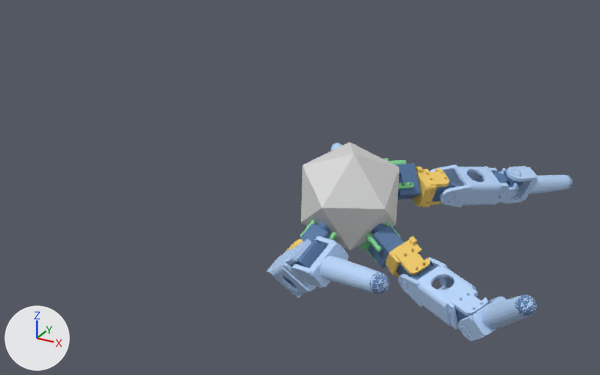
The glTF model models/g0_3333_0_fab.glb, before and after one commit.
Camera for both pictures: a 50 mm lens placed at (0.963, -2.144, 0.581), pointed at (0.323, -0.98, 0.0). Lighting does not change. The marker at lower left points along +X, +Y and +Z. The first picture is the older version. Both versions are drawn at frame 477 of the action 'flat'; the numbers are the values there.

Script lines for the objects in view, before the commit:
```python
ob_body = bpy.data.objects.new('body', None)
ob_body.parent = ob_mujoco_world_zup_to_yup
ob_body.location = (0.507, -0.0985, -1.168)
ob_body.rotation_euler = (-0.162, 0.485, -0.766)  # degrees (-9.3, 28, -44)
ob_geom_link_vis_2_1 = bpy.data.objects.new('geom_link_vis_2_1', me_mesh_5)
ob_geom_link_vis_2_1.parent = ob_seg_2_1
ob_geom_link_vis_2_1.location = (-0.00278, -0.0553, -0.000376)
ob_geom_link_vis_2_1.rotation_euler = (-1.663, -1.548, -1.431)  # degrees (-95, -89, -82)
ob_leg_0 = bpy.data.objects.new('leg_0', None)
ob_leg_0.parent = ob_mujoco_world_zup_to_yup
ob_leg_0.location = (0.547, -0.0932, -1.119)
ob_leg_0.rotation_euler = (-1.366, 0.676, 0.449)  # degrees (-78, 39, 26)
ob_leg_1 = bpy.data.objects.new('leg_1', None)
ob_leg_1.parent = ob_mujoco_world_zup_to_yup
ob_leg_1.location = (0.479, -0.0667, -1.12)
ob_leg_1.rotation_euler = (-2.219, -0.356, 0.287)  # degrees (-127, -20, 16)
ob_leg_2 = bpy.data.objects.new('leg_2', None)
ob_leg_2.parent = ob_mujoco_world_zup_to_yup
ob_leg_2.location = (0.495, -0.0691, -1.223)
ob_leg_2.rotation_euler = (1.074, 0.171, -2.448)  # degrees (62, 10, -140)
ob_seg_0_1 = bpy.data.objects.new('seg_0_1', None)
ob_seg_0_1.parent = ob_mujoco_world_zup_to_yup
ob_seg_0_1.location = (0.604, -0.0859, -1.051)
ob_seg_0_1.rotation_euler = (-1.449, 0.675, 0.449)  # degrees (-83, 39, 26)
ob_seg_0_2 = bpy.data.objects.new('seg_0_2', None)
ob_seg_0_2.parent = ob_mujoco_world_zup_to_yup
ob_seg_0_2.location = (0.677, -0.0667, -0.958)
ob_seg_0_2.rotation_euler = (-0.978, -0.0949, 1.944)  # degrees (-56, -5.4, 111)
ob_seg_1_1 = bpy.data.objects.new('seg_1_1', None)
ob_seg_1_1.parent = ob_mujoco_world_zup_to_yup
ob_seg_1_1.location = (0.44, -0.0221, -1.054)
ob_seg_1_1.rotation_euler = (-1.691, -0.356, 0.287)  # degrees (-97, -20, 16)
ob_seg_1_2 = bpy.data.objects.new('seg_1_2', None)
ob_seg_1_2.parent = ob_mujoco_world_zup_to_yup
ob_seg_1_2.location = (0.396, -0.02, -0.942)
ob_seg_1_2.rotation_euler = (-2.179, 0.113, 1.815)  # degrees (-125, 6.5, 104)
# also in view: 'geom_link_vis_3_1' at (0.677, -1.234, 0.023); 'geom_link_vis_2_2' at (0.601, -1.379, 0.105); 'geom_motor_vis_3_0' at (0.574, -1.189, 0.043); 'geom_link_vis_3_2' at (0.763, -1.294, 0.053); 'geom_motor_vis_0_0' at (0.557, -1.094, 0.102)
```
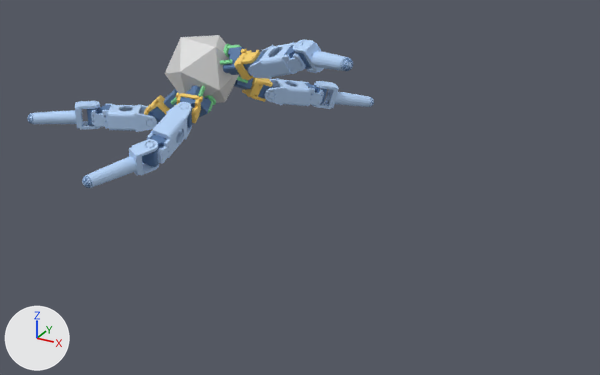
Not drawn themselves, but carrying or shaping drawn objects: ob_body, ob_leg_0, ob_seg_0_1, ob_seg_0_2, ob_leg_1, ob_seg_1_1, ob_seg_1_2, ob_leg_2, ob_seg_2_1, ob_seg_2_2, ob_leg_3, ob_seg_3_1, ob_seg_3_2.

Boxes [x1, y1, x2, y2] around the edits, measured in the pictures (600 x 375 px):
'geom_0', moved, turned
    before: [301, 142, 399, 250]
    after: [165, 35, 239, 103]
'geom_link_vis_3_1', moved, turned
    before: [398, 257, 488, 329]
    after: [147, 102, 192, 164]
'geom_link_vis_0_1', moved, turned
    before: [430, 165, 519, 207]
    after: [248, 42, 306, 79]
'geom_link_vis_2_2', moved, turned
    before: [291, 236, 388, 294]
    after: [28, 101, 101, 130]
'geom_link_vis_3_2', moved, turned
    before: [458, 295, 537, 341]
    after: [82, 139, 159, 188]
'geom_link_vis_2_1', moved, turned
    before: [267, 239, 316, 298]
    after: [91, 103, 157, 132]
'geom_link_vis_0_2', moved, turned
    before: [505, 166, 573, 204]
    after: [293, 40, 353, 73]
'geom_link_vis_3_0', moved, turned
    before: [385, 236, 430, 277]
    after: [174, 93, 203, 123]
'geom_link_vis_0_0', moved, turned
    before: [413, 167, 449, 207]
    after: [234, 49, 260, 80]
'geom_link_vis_1_1', moved, turned (not visible before)
    after: [264, 78, 324, 106]
'geom_motor_vis_3_0', moved, turned
    before: [368, 225, 404, 268]
    after: [186, 86, 211, 118]
'geom_motor_vis_0_0', moved, turned
    before: [396, 163, 421, 200]
    after: [224, 47, 248, 75]
'geom_link_vis_1_2', moved, turned (mostly hidden before)
    before: [331, 143, 342, 151]
    after: [311, 81, 374, 109]
'geom_motor_vis_2_2', moved, turned
    before: [290, 240, 326, 268]
    after: [87, 105, 111, 125]
'geom_motor_vis_2_0', moved, turned
    before: [300, 223, 329, 242]
    after: [164, 89, 178, 109]
'geom_motor_vis_3_2', moved, turned (mostly hidden before)
    before: [455, 296, 489, 323]
    after: [142, 134, 167, 167]
'geom_motor_vis_3_1', moved, turned
    before: [396, 252, 435, 280]
    after: [180, 97, 196, 128]
'geom_motor_vis_0_2', moved, turned (mostly hidden)
    before: [492, 171, 523, 199]
    after: [284, 45, 311, 68]
'geom_rootmount_3', moved, turned
    before: [360, 222, 401, 263]
    after: [198, 86, 216, 113]
'geom_link_vis_1_0', moved, turned (not visible before)
    after: [242, 78, 273, 102]
'geom_foot_vis_3', moved, turned
    before: [515, 295, 537, 317]
    after: [82, 175, 93, 188]
'geom_rootmount_0', moved, turned
    before: [383, 158, 414, 189]
    after: [220, 44, 241, 65]
'geom_link_vis_2_0', moved, turned (mostly hidden before)
    before: [285, 239, 303, 252]
    after: [144, 95, 170, 115]
'geom_motor_vis_0_1', moved, turned
    before: [431, 171, 455, 202]
    after: [243, 52, 265, 76]
'geom_foot_vis_2', moved, turned
    before: [369, 272, 389, 294]
    after: [28, 113, 34, 124]
'geom_motor_vis_2_1', moved, turned (mostly hidden before)
    before: [283, 276, 297, 288]
    after: [148, 107, 166, 124]
'geom_motor_vis_1_0', moved, turned (not visible before)
    after: [234, 74, 253, 90]
'geom_rootmount_2', moved, turned (mostly hidden afterwards)
    before: [300, 220, 336, 240]
    after: [170, 94, 180, 105]
'geom_foot_vis_0', moved, turned
    before: [567, 175, 573, 187]
    after: [340, 57, 353, 71]
'geom_motor_vis_1_2', moved, turned (not visible before)
    after: [305, 83, 327, 104]
'geom_motor_vis_1_1', moved, turned (not visible before)
    after: [258, 85, 275, 99]
'geom_joint_vis_3_0', moved, turned (not visible afterwards)
    before: [372, 223, 384, 234]
'geom_joint_vis_2_0', moved, turned (not visible afterwards)
    before: [317, 222, 330, 233]
'geom_rootmount_1', moved, turned (not visible before)
    after: [237, 76, 248, 83]
'geom_foot_vis_1', moved, turned (not visible before)
    after: [370, 97, 374, 106]
'geom_joint_vis_0_0', moved, turned (not visible before)
    after: [223, 64, 228, 73]

Edits to the bpy script that builds the scene:
```text
Change ob_body:
    ob_body.location: (0.507, -0.0985, -1.168) -> (0.00203, -0.122, -0.801)
    ob_body.rotation_euler: (-0.162, 0.485, -0.766) -> (-1.416, 0.836, -1.965)  # degrees (-9.3, 28, -44) -> degrees (-81, 48, -113)
Change ob_leg_0:
    ob_leg_0.location: (0.547, -0.0932, -1.119) -> (0.0632, -0.137, -0.81)
    ob_leg_0.rotation_euler: (-1.366, 0.676, 0.449) -> (0.322, 1.116, 1.625)  # degrees (-78, 39, 26) -> degrees (18, 64, 93)
Change ob_seg_0_1:
    ob_seg_0_1.location: (0.604, -0.0859, -1.051) -> (0.149, -0.158, -0.822)
    ob_seg_0_1.rotation_euler: (-1.449, 0.675, 0.449) -> (0.384, 1.115, 1.625)  # degrees (-83, 39, 26) -> degrees (22, 64, 93)
Change ob_seg_0_2:
    ob_seg_0_2.location: (0.677, -0.0667, -0.958) -> (0.262, -0.192, -0.842)
    ob_seg_0_2.rotation_euler: (-0.978, -0.0949, 1.944) -> (0.532, -0.422, 1.203)  # degrees (-56, -5.4, 111) -> degrees (30, -24, 69)
Change ob_leg_1:
    ob_leg_1.location: (0.479, -0.0667, -1.12) -> (0.037, -0.0963, -0.755)
    ob_leg_1.rotation_euler: (-2.219, -0.356, 0.287) -> (-1.876, 0.699, 0.179)  # degrees (-127, -20, 16) -> degrees (-107, 40, 10)
Change ob_seg_1_1:
    ob_seg_1_1.location: (0.44, -0.0221, -1.054) -> (0.086, -0.0603, -0.69)
    ob_seg_1_1.rotation_euler: (-1.691, -0.356, 0.287) -> (-1.656, 0.699, 0.179)  # degrees (-97, -20, 16) -> degrees (-95, 40, 10)
Change ob_seg_1_2:
    ob_seg_1_2.location: (0.396, -0.02, -0.942) -> (0.16, -0.0365, -0.598)
    ob_seg_1_2.rotation_euler: (-2.179, 0.113, 1.815) -> (-0.784, 0.0657, 1.805)  # degrees (-125, 6.5, 104) -> degrees (-45, 3.8, 103)
Change ob_leg_2:
    ob_leg_2.location: (0.495, -0.0691, -1.223) -> (-0.0399, -0.0793, -0.822)
    ob_leg_2.rotation_euler: (1.074, 0.171, -2.448) -> (-2.426, -2.103, 0.132)  # degrees (62, 10, -140) -> degrees (-139, -120, 7.6)
Change ob_seg_2_1:
    ob_seg_2_1.location: (0.478, -0.0281, -1.3) -> (-0.0986, -0.0194, -0.852)
    ob_seg_2_1.rotation_euler: (-0.583, 2.97, 0.694) -> (-1.65, -2.104, 0.131)  # degrees (-33, 170, 40) -> degrees (-95, -121, 7.5)
Change ob_seg_2_2:
    ob_seg_2_2.location: (0.55, -0.0977, -1.365) -> (-0.202, -0.0233, -0.913)
    ob_seg_2_2.rotation_euler: (0.768, 0.966, 2.013) -> (2.464, -0.0416, 1.633)  # degrees (44, 55, 115) -> degrees (141, -2.4, 94)
Change ob_leg_3:
    ob_leg_3.location: (0.559, -0.0671, -1.187) -> (0.0214, -0.0995, -0.857)
    ob_leg_3.rotation_euler: (0.568, 0.98, 2.603) -> (1.177, -0.295, 1.823)  # degrees (33, 56, 149) -> degrees (67, -17, 104)
Change ob_seg_3_1:
    ob_seg_3_1.location: (0.631, -0.0232, -1.214) -> (0.0484, -0.0678, -0.936)
    ob_seg_3_1.rotation_euler: (1.068, 0.981, 2.602) -> (1.441, -0.295, 1.823)  # degrees (61, 56, 149) -> degrees (83, -17, 104)
Change ob_seg_3_2:
    ob_seg_3_2.location: (0.736, -0.0184, -1.272) -> (0.0548, -0.0305, -1.05)
    ob_seg_3_2.rotation_euler: (-1.295, 2.161, -0.54) -> (1.967, -0.294, 1.823)  # degrees (-74, 124, -31) -> degrees (113, -17, 104)
```
